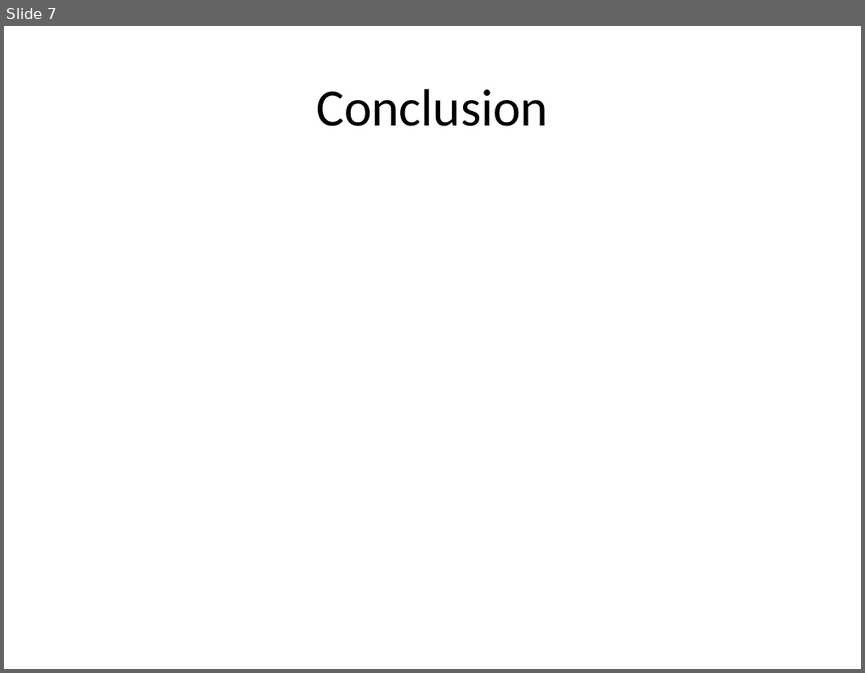
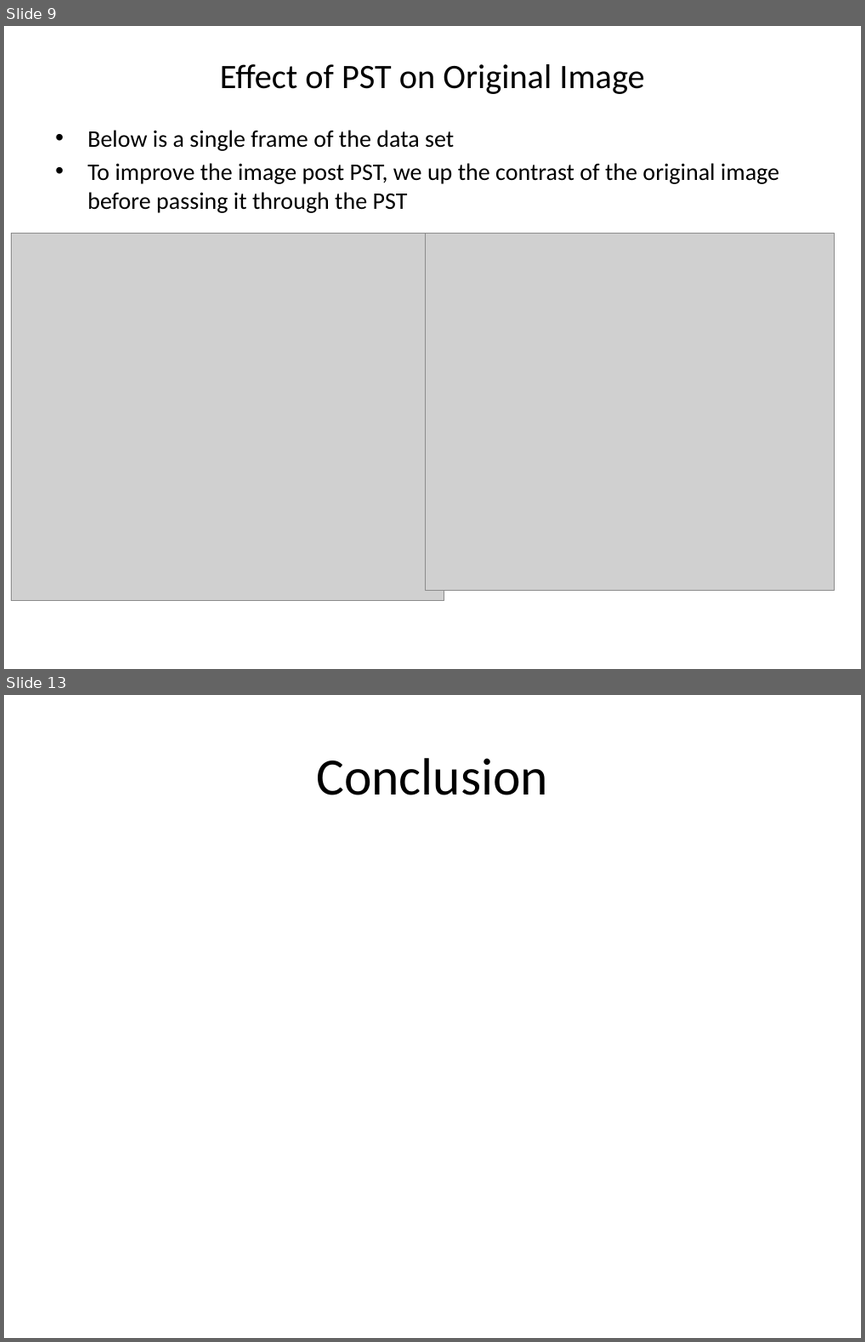
Before and after one commit to tristanmelton/ECE274, a slide deck: ref/Live-Cell_Tracking_using_Phase_Stretch_Transform.pptx. Shown one above the other, each under a label of ours: slide 7 before the commit, slides 9 and 13 after it; the slides between them are not shown. The pictures are 865x673 and 865x1342 pixels, drawn with LibreOffice and Linux fonts; fonts in the diff are those of the drawing; grey boxes stand for pictures. Boxes give left, top, right and bottom in pixels: in the first picture for what was removed or moved away, otherwise in the second. Text is boxed around its words. In the diff, an @@ line names an element or a change of style, - is before the commit and + after.

```diff
--- a/ref/Live-Cell_Tracking_using_Phase_Stretch_Transform.pptx
+++ b/ref/Live-Cell_Tracking_using_Phase_Stretch_Transform.pptx
@@ slide 9 added at (4, 26, 861, 669), background #FFFFFF @@
@@ title added at (220, 64, 644, 94), 28.8 pt, text #000000 @@
+Effect of PST on Original Image
@@ text added at (87, 130, 779, 213), 20 pt, text #000000 @@
+• Below is a single frame of the data set
+• To improve the image post PST, we up the contrast of the original image before passing it through the PST
@@ picture added at (11, 233, 443, 600) @@
@@ picture added at (426, 233, 834, 590) @@
@@ what was slide 7 is now slide 13 @@
```
Also in this commit, not shown: 3 slides changed, 8 other slides added, 3 slides removed.
